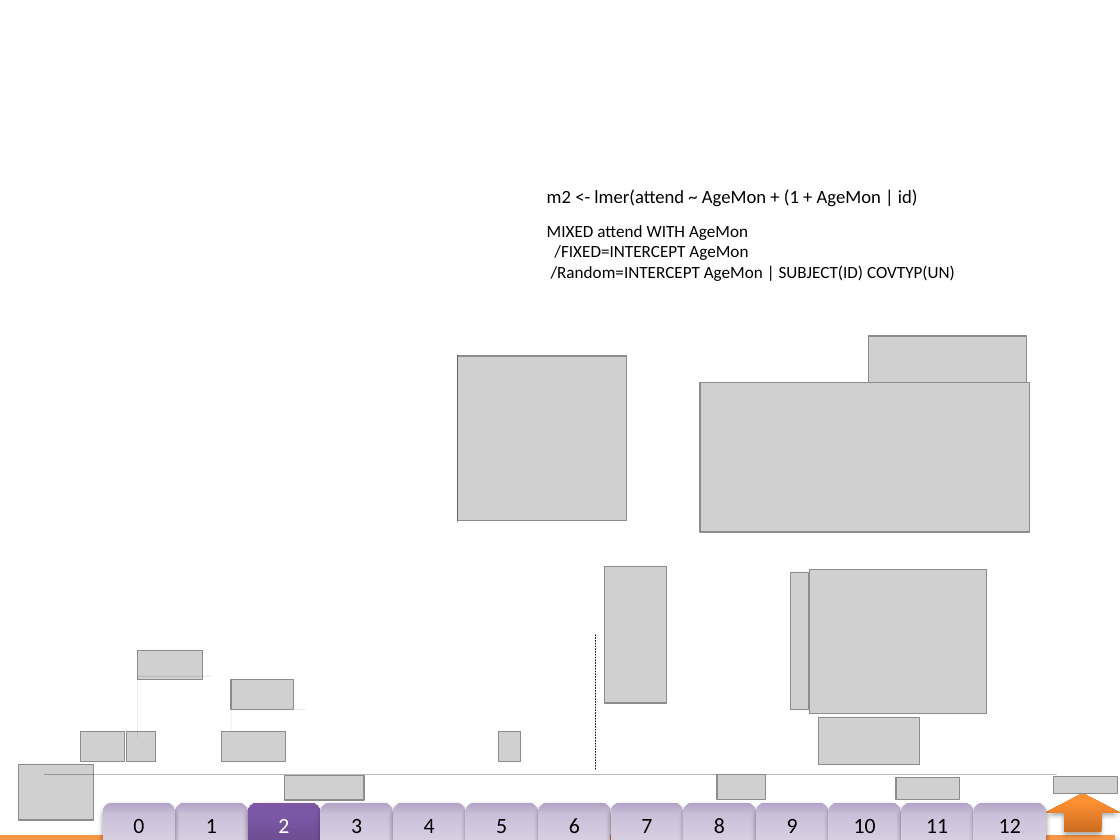
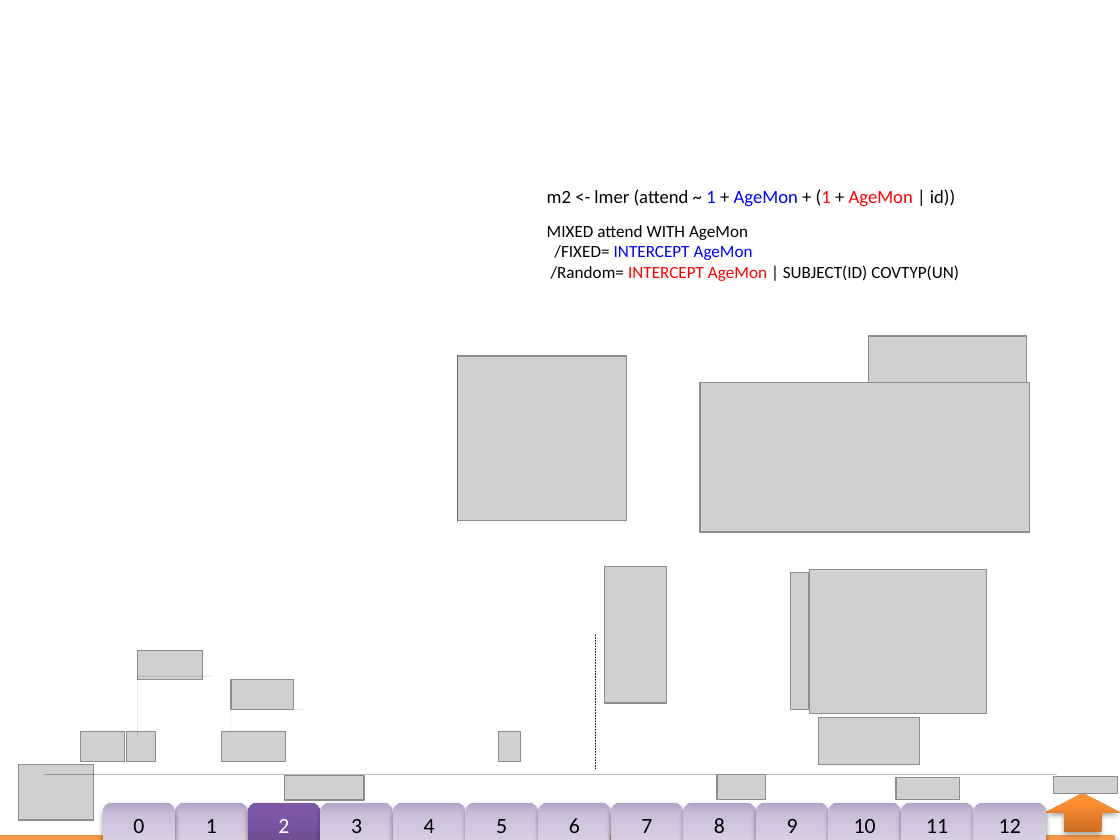
Before and after one commit to andkov/Multilevel-models-of-NLSY-97-religion-data, a slide deck: slide 6 of Models/ISE_NLSY97_Religion/ISE_NLSY97_Religion.pptx. Drawn at 1120x840 pixels with LibreOffice and Linux fonts; fonts in the diff are those of the drawing; grey boxes stand for pictures; background and template pictures are left out. Boxes give left, top, right and bottom in pixels: in the first picture for what was removed or moved away, otherwise in the second. Text is boxed around its words. In the diff, an @@ line names an element or a change of style, - is before the commit and + after.

Commit message:
learning lmer

```diff
--- a/Models/ISE_NLSY97_Religion/ISE_NLSY97_Religion.pptx
+++ b/Models/ISE_NLSY97_Religion/ISE_NLSY97_Religion.pptx
@@ text at (547, 189, 955, 207): text changed @@
-m2 <- lmer(attend ~ AgeMon + (1 + AgeMon | id)
+m2 <- lmer (attend ~ 1 + AgeMon + (1 + AgeMon | id))
@@ text at (551, 245, 959, 281): spaces changed @@
-/FIXED=INTERCEPT AgeMon
-/Random=INTERCEPT AgeMon | SUBJECT(ID) COVTYP(UN)
+/FIXED= INTERCEPT AgeMon
+/Random= INTERCEPT AgeMon | SUBJECT(ID) COVTYP(UN)
```
Also in this commit, not shown: 7 other slides changed, 6 other files.
